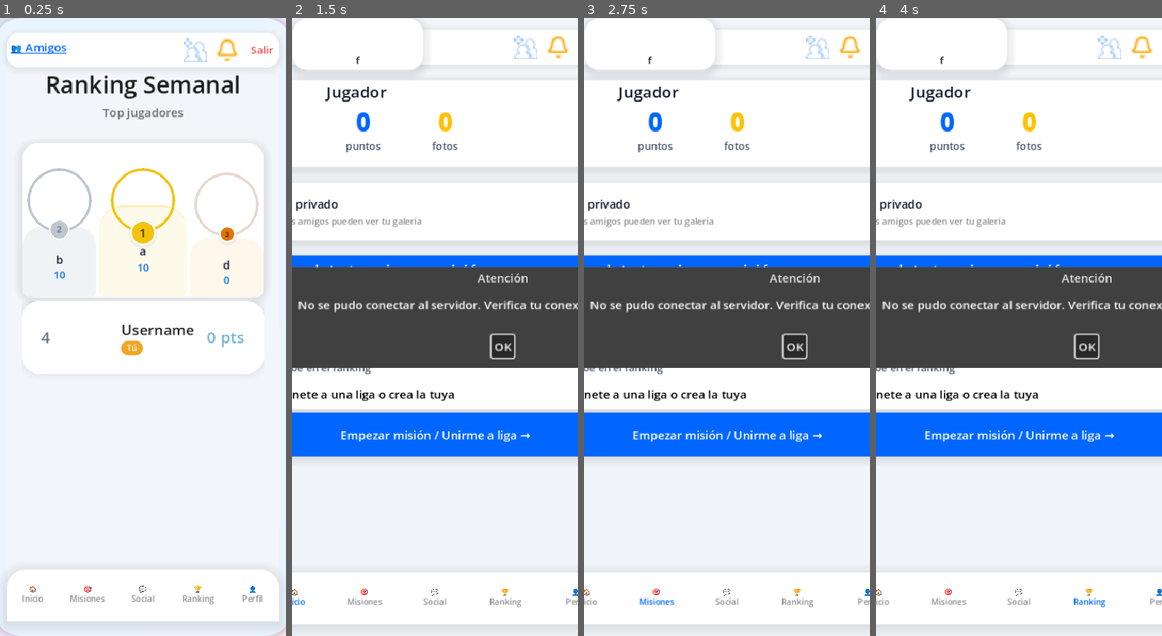
Above: before the commit, frames 1-4 (left to right).
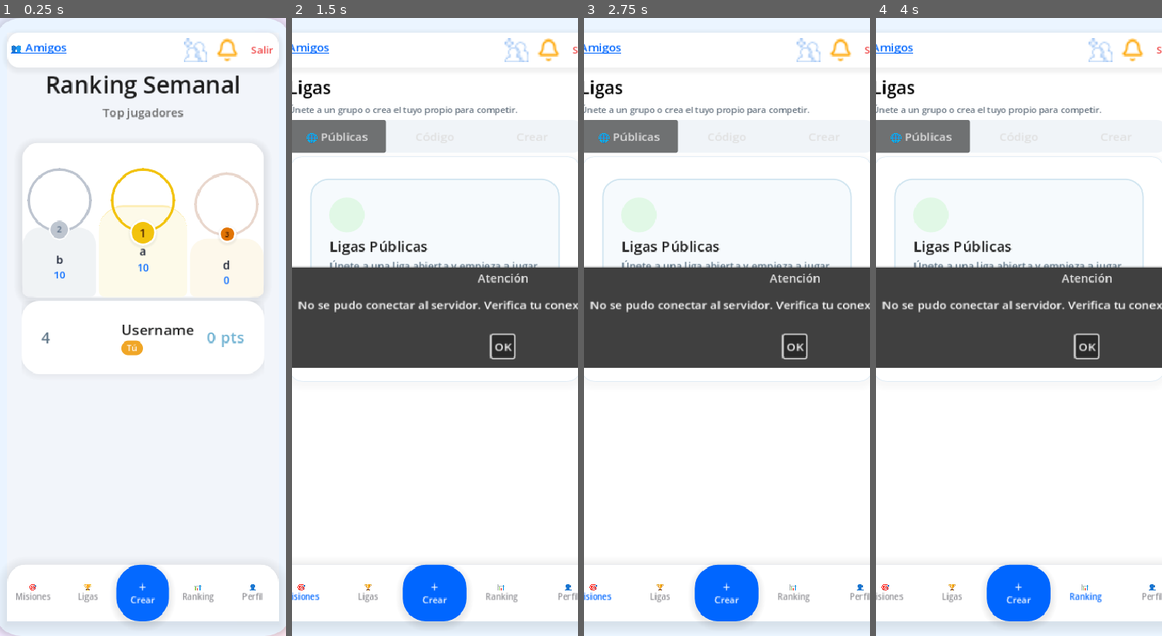
Above: after the commit, the same moments.

Repository: SegniniJose/GuayApp
Game: Godot game, scene res://tscn/Ranking.tscn
The game is run twice, just before and just after one commit, with the same random seed, the same clock (stepped at 60 frames per second) and the same inputs. This scene is started directly instead of the project's main scene.
Inputs:
- Up to frame 1 (0.25 s): no input
- Up to frame 2 (1.5 s): click "🏠 Inicio" (after the commit: "🎯 Misiones") at 0.5 s; click "🏠 Inicio" (after the commit: "🎯 Misiones") at 1.25 s
- Up to frame 3 (2.75 s): click "🎯 Misiones" at 2 s
- Up to frame 4 (4 s): click "💬 Social" (after the commit: "＋ Crear") at 2.75 s; click "🏆 Ranking" (after the commit: "📊 Ranking") at 3.5 s

The runs differ from the first frame. In frame 1, 2.2% of the frame differs, in the area x 2-98%, y 88-98%; in frame 2, 22%; in frame 3, 22%, in the area x 0-100%, y 1-99%; in frame 4, 22%.

Commit message:
design: align navbar, login brand, home and ranking with GuayGo mockups
Nav matches Misiones/Ligas/Crear/Ranking/Perfil, Guay+Go branding, recommended mission CTA and weekly ranking header.

Co-authored-by: Cursor <cursoragent@cursor.com>

Diff:
--- a/godot/gd/Dashboard.gd
+++ b/godot/gd/Dashboard.gd
@@ -30,27 +30,33 @@
 	GuayTheme.apply_panel(profile_card, GuayTheme.panel_surface())
 	GuayTheme.apply_panel(private_card, GuayTheme.panel_surface())
 	GuayTheme.apply_panel(welcome_panel, GuayTheme.panel_hero())
-	GuayTheme.apply_label(username_label, GuayTheme.FONT_HEADING, GuayTheme.COLOR_TEXT, true)
-	GuayTheme.apply_button_primary(create_btn)
+	GuayTheme.apply_label(username_label, GuayTheme.FONT_HEADING, GuayTheme.COLOR_PRIMARY, true)
+	# Botón amarillo como mockup "Empezar misión"
+	var gold_btn := GuayTheme.make_flat(GuayTheme.COLOR_ACCENT_GOLD, 18, 8)
+	create_btn.add_theme_stylebox_override("normal", gold_btn)
+	create_btn.add_theme_stylebox_override("hover", GuayTheme.make_flat(Color("ffb300"), 18, 8))
+	create_btn.add_theme_color_override("font_color", GuayTheme.COLOR_TEXT)
 	create_btn.add_theme_font_size_override("font_size", GuayTheme.FONT_BODY)
-	create_btn.text = "Empezar misión / Unirme a liga →"
+	create_btn.text = "Empezar misión  →"
 	avatar.custom_minimum_size = Vector2(72, 72)
 
-	# Hero copy como en mockup Inicio
+	# Hero: MISIÓN RECOMENDADA (mockup Inicio)
 	var welcome_title = welcome_panel.get_node_or_null("Margin/TextContent/Title")
 	var welcome_desc = welcome_panel.get_node_or_null("Margin/TextContent/Desc")
 	if welcome_title:
 		welcome_title.text = "¡Completa tu primera misión y gana puntos!"
 		GuayTheme.apply_label(welcome_title, GuayTheme.FONT_HEADING, Color.WHITE, true)
 	if welcome_desc:
-		welcome_desc.text = "Haz una foto, valida con tu liga y sube en el ranking."
-		GuayTheme.apply_label(welcome_desc, GuayTheme.FONT_LABEL, Color(1, 1, 1, 0.9))
+		welcome_desc.text = "📷  Haz una foto de una taza de café   ·   +10 pts"
+		GuayTheme.apply_label(welcome_desc, GuayTheme.FONT_LABEL, Color(1, 1, 1, 0.92))
 
 	var private_title = private_card.get_node_or_null("HBox/TextContent/Title")
 	var private_sub = private_card.get_node_or_null("HBox/TextContent/Subtitle")
 	if private_title:
+		private_title.text = "Perfil privado"
 		GuayTheme.apply_label(private_title, GuayTheme.FONT_BODY, GuayTheme.COLOR_TEXT, true)
 	if private_sub:
+		private_sub.text = "Solo tus amigos pueden ver tu galería"
 		GuayTheme.apply_label(private_sub, GuayTheme.FONT_CAPTION, GuayTheme.COLOR_TEXT_MUTED)
 
 	var how = league_container.get_node_or_null("HowItWorksPanel")
@@ -58,7 +64,7 @@
 		GuayTheme.apply_panel(how, GuayTheme.panel_surface())
 		var how_header = how.get_node_or_null("Margin/Rows/Header")
 		if how_header:
-			how_header.text = "1️⃣ Únete a una liga\n2️⃣ Completa misiones con fotos\n3️⃣ La comunidad valida (2 votos)\n4️⃣ Sube en el ranking"
+			how_header.text = "Únete a una liga\nCompleta misiones con fotos\nLa comunidad valida (2 votos)\nSube en el ranking"
 			GuayTheme.apply_label(how_header, GuayTheme.FONT_LABEL, GuayTheme.COLOR_TEXT_SECONDARY)
 
 
--- a/godot/gd/Login.gd
+++ b/godot/gd/Login.gd
@@ -73,15 +73,20 @@
 	card_title.text = "¡Bienvenido a GuayGo!"
 	card_subtitle.text = "Inicia sesión para continuar"
 	tagline.text = "Conecta. Une. Vive experiencias."
-	app_title.text = "[center][font_size=32][color=#0066ff][b]GuayGo[/b][/color][/font_size][/center]"
-	footer.text = "Hecho para unir personas  ·  +2.5K personas ya están dentro"
+	# Branding mockup: Guay (azul) + Go (amarillo)
+	app_title.text = "[center][font_size=36][color=#0066ff][b]Guay[/b][/color][color=#ffc107][b]Go[/b][/color][/font_size][/center]"
+	footer.text = "💛 Hecho para unir personas   +2.5K personas ya están dentro"
+	tagline.text = "Conecta. Une. Vive experiencias."
+	var logo_label = logo_panel.get_node_or_null("LogoLabel")
+	if logo_label:
+		logo_label.text = "📍"
 
 	var chip_m = get_node(ROOT + "/Brand/Features/ChipMissions/Label")
 	var chip_l = get_node(ROOT + "/Brand/Features/ChipLeagues/Label")
 	var chip_r = get_node(ROOT + "/Brand/Features/ChipRanking/Label")
-	chip_m.text = "Misiones"
-	chip_l.text = "Ligas"
-	chip_r.text = "Eventos"
+	chip_m.text = "🎯  Misiones"
+	chip_l.text = "🏆  Ligas"
+	chip_r.text = "📅  Eventos"
 
 	if form_card.get_node_or_null("FormVBox/ForgotRow") == null:
 		var forgot_row := HBoxContainer.new()
--- a/godot/gd/NavBar.gd
+++ b/godot/gd/NavBar.gd
@@ -1,5 +1,7 @@
 extends PanelContainer
 class_name NavBar
+
+## Navbar del mockup: Misiones | Ligas | Crear(+) | Ranking | Perfil
 
 @onready var home_btn: Button = $Icons/Home
 @onready var list_btn: Button = $Icons/List
@@ -14,11 +16,13 @@
 
 func _apply_nav_styles() -> void:
 	add_theme_stylebox_override("panel", GuayTheme.panel_nav())
-	custom_minimum_size = Vector2(0, 72)
-	_style_nav_btn(home_btn, "🏠", "Inicio")
-	_style_nav_btn(list_btn, "🎯", "Misiones")
-	_style_nav_btn(chat_btn, "💬", "Social")
-	_style_nav_btn(trophy_btn, "🏆", "Ranking")
+	custom_minimum_size = Vector2(0, 78)
+	# Remapeo visual a mockup (nodos existentes):
+	# Home → Misiones, List → Ligas, Chat → Crear(+), Trophy → Ranking, Profile → Perfil
+	_style_nav_btn(home_btn, "🎯", "Misiones")
+	_style_nav_btn(list_btn, "🏆", "Ligas")
+	_style_create_btn(chat_btn)
+	_style_nav_btn(trophy_btn, "📊", "Ranking")
 	_style_nav_btn(profile_btn, "👤", "Perfil")
 
 
@@ -30,21 +34,47 @@
 	btn.add_theme_color_override("font_color", GuayTheme.COLOR_TEXT_MUTED)
 	btn.add_theme_color_override("font_hover_color", GuayTheme.COLOR_PRIMARY)
 	btn.add_theme_color_override("font_pressed_color", GuayTheme.COLOR_PRIMARY)
+	btn.add_theme_color_override("font_focus_color", GuayTheme.COLOR_PRIMARY)
+
+
+func _style_create_btn(btn: Button) -> void:
+	btn.text = "＋\nCrear"
+	btn.flat = false
+	btn.size_flags_horizontal = Control.SIZE_EXPAND_FILL
+	btn.custom_minimum_size = Vector2(64, 64)
+	btn.add_theme_font_size_override("font_size", 12)
+	btn.add_theme_color_override("font_color", Color.WHITE)
+	btn.add_theme_color_override("font_hover_color", Color.WHITE)
+	btn.add_theme_color_override("font_pressed_color", Color.WHITE)
+	var s := GuayTheme.make_flat(GuayTheme.COLOR_PRIMARY, 32, 10)
+	btn.add_theme_stylebox_override("normal", s)
+	btn.add_theme_stylebox_override("hover", GuayTheme.make_flat(GuayTheme.COLOR_PRIMARY_DARK, 32, 10))
+	btn.add_theme_stylebox_override("pressed", GuayTheme.make_flat(GuayTheme.COLOR_PRIMARY_DARK, 32, 8))
 
 
 func _on_home_pressed() -> void:
-	get_tree().change_scene_to_file("res://tscn/Dashboard.tscn")
-
-
-func _on_list_pressed() -> void:
+	# Misiones
 	if Globals.league_status.get("status", "") == "active" or Globals.league_id != "":
 		get_tree().change_scene_to_file("res://tscn/Missions.tscn")
 		return
 	get_tree().change_scene_to_file("res://tscn/Leagues.tscn")
 
 
+func _on_list_pressed() -> void:
+	# Ligas
+	get_tree().change_scene_to_file("res://tscn/Leagues.tscn")
+
+
 func _on_chat_pressed() -> void:
-	get_tree().change_scene_to_file("res://tscn/Chat.tscn")
+	# Crear → cámara / completar misión o ligas
+	if Globals.league_id != "" and Globals.missions.size() > 0:
+		Globals.current_mission_id = str(Globals.missions[0].get("id", ""))
+		get_tree().change_scene_to_file("res://tscn/CameraCapture.tscn")
+		return
+	if Globals.league_id != "":
+		get_tree().change_scene_to_file("res://tscn/Missions.tscn")
+		return
+	get_tree().change_scene_to_file("res://tscn/Leagues.tscn")
 
 
 func _on_trophy_pressed() -> void:
--- a/godot/gd/Ranking.gd
+++ b/godot/gd/Ranking.gd
@@ -35,15 +35,28 @@
 	for lbl in [first_place_score, second_place_score, third_place_score]:
 		if lbl:
 			GuayTheme.apply_label(lbl, GuayTheme.FONT_LABEL, GuayTheme.COLOR_PRIMARY, true)
-	# Título dinámico si no existe en la escena
+	# Título + subtítulo estilo mockup Ranking Semanal
 	if get_node_or_null("TitleBanner") == null and get_child_count() > 0:
+		var wrap := VBoxContainer.new()
+		wrap.name = "TitleBanner"
+		wrap.add_theme_constant_override("separation", 4)
 		var banner := Label.new()
-		banner.name = "TitleBanner"
 		banner.text = "Ranking Semanal"
 		banner.horizontal_alignment = HORIZONTAL_ALIGNMENT_CENTER
-		GuayTheme.apply_label(banner, GuayTheme.FONT_TITLE, GuayTheme.COLOR_TEXT, true)
-		add_child(banner)
-		move_child(banner, 0)
+		GuayTheme.apply_label(banner, GuayTheme.FONT_TITLE, GuayTheme.COLOR_PRIMARY_DARK, true)
+		var sub := Label.new()
+		sub.text = "Top jugadores de la liga"
+		sub.horizontal_alignment = HORIZONTAL_ALIGNMENT_CENTER
+		GuayTheme.apply_label(sub, GuayTheme.FONT_LABEL, GuayTheme.COLOR_TEXT_MUTED)
+		var pill := Label.new()
+		pill.text = "  ⏱  La semana termina en 4 días  "
+		pill.horizontal_alignment = HORIZONTAL_ALIGNMENT_CENTER
+		GuayTheme.apply_label(pill, GuayTheme.FONT_CAPTION, GuayTheme.COLOR_PRIMARY)
+		wrap.add_child(banner)
+		wrap.add_child(sub)
+		wrap.add_child(pill)
+		add_child(wrap)
+		move_child(wrap, 0)
 
 
 func refresh_league_members():
